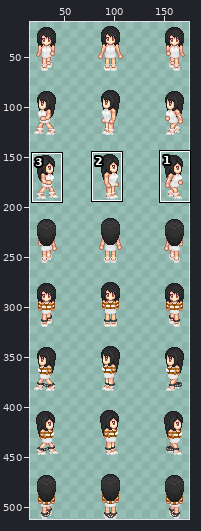
Sprite sheet -- img/characters/MV_FF8_Rinoa.png. Above: a wide view before the commit, with the close-up outlined.
Close-up. Old version:
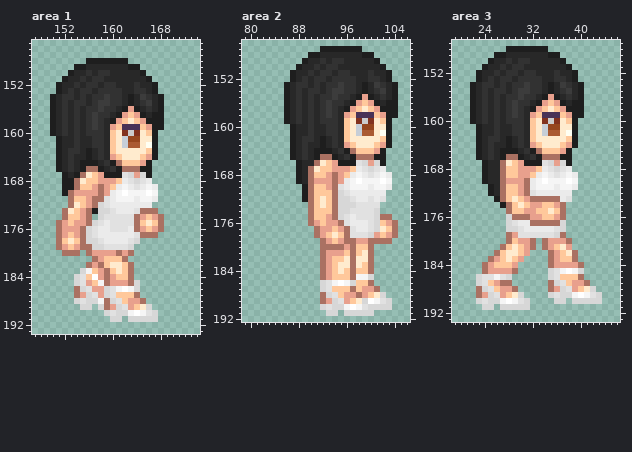
The file is 768x512 pixels. Shown: area 1: x 147..174, y 145..193; area 2: x 79..106, y 146..192; area 3: x 19..46, y 147..193. The wide view leaves out empty margins. The commit also changed other parts of the picture, which this record leaves out.
After the commit:
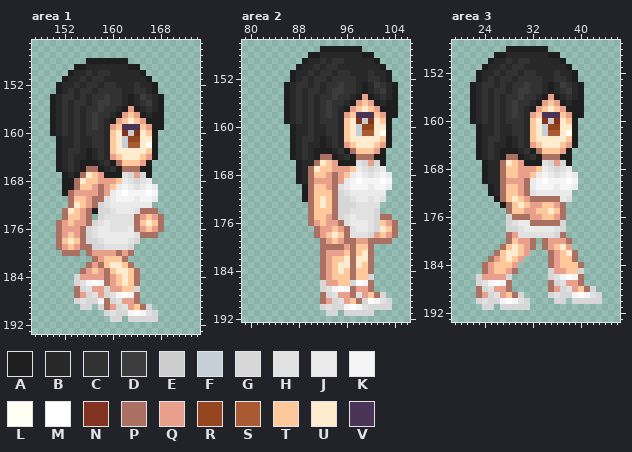
Palette (. is transparent): A #1e1e1e  B #282828  C #323232  D #3c3c3c  E #cccccc  F #c6ced7  G #d7d7d7  H #e1e1e1  J #ebebeb  K #f5f5f5  L #fffff3  M #ffffff  N #82321e  P #aa7162  Q #e8a08d  R #96461e  S #aa5a32  T #ffc89b  U #ffebce  V #493357
Edits made:
Area 1:
y 183: x 155..156 GK -> PQ; x 162..164 TP. -> UTP
y 184: x 155..157 HTM -> QQQ; x 162..164 TP. -> UTP
y 185: x 156..157 QT -> KM; x 161..164 QQPG -> TUTP
y 186: x 160..163 HKMK -> QQTT
y 187: x 161..163 TTT -> KMK
y 188: x 162 T -> Q; x 164..165 QP -> P.
y 189: x 165 U -> P
Area 2:
y 185: x 98..99 KK -> TT
y 186: x 93..96 HKMK -> QQTT; x 98..99 TT -> MK
y 187: x 94..96 TTT -> KMK; x 98 T -> Q; x 100..101 QP -> P.
y 188: x 95 T -> Q; x 97..98 QP -> PH; x 101 U -> P
y 189: x 98 U -> P
Area 3:
y 184: x 37..39 QQQ -> TTT
y 185: x 26..27 QQ -> TT; x 36..39 HKMK -> QQTT
y 186: x 24..27 HHKH -> QQQQ; x 37..39 TTT -> KMK
y 187: x 25..27 TQP -> KMK; x 38 T -> Q; x 40..41 QP -> P.
y 188: x 26 T -> Q; x 28..29 QP -> P.; x 41 U -> P
y 189: x 29 U -> P
Boxes around the changes in both close-ups, in picture pixels (x1, y1, x2, y2):
changed: (80, 268, 146, 310)
changed: (326, 274, 380, 304)
changed: (554, 262, 590, 292)
changed: (482, 268, 518, 298)
